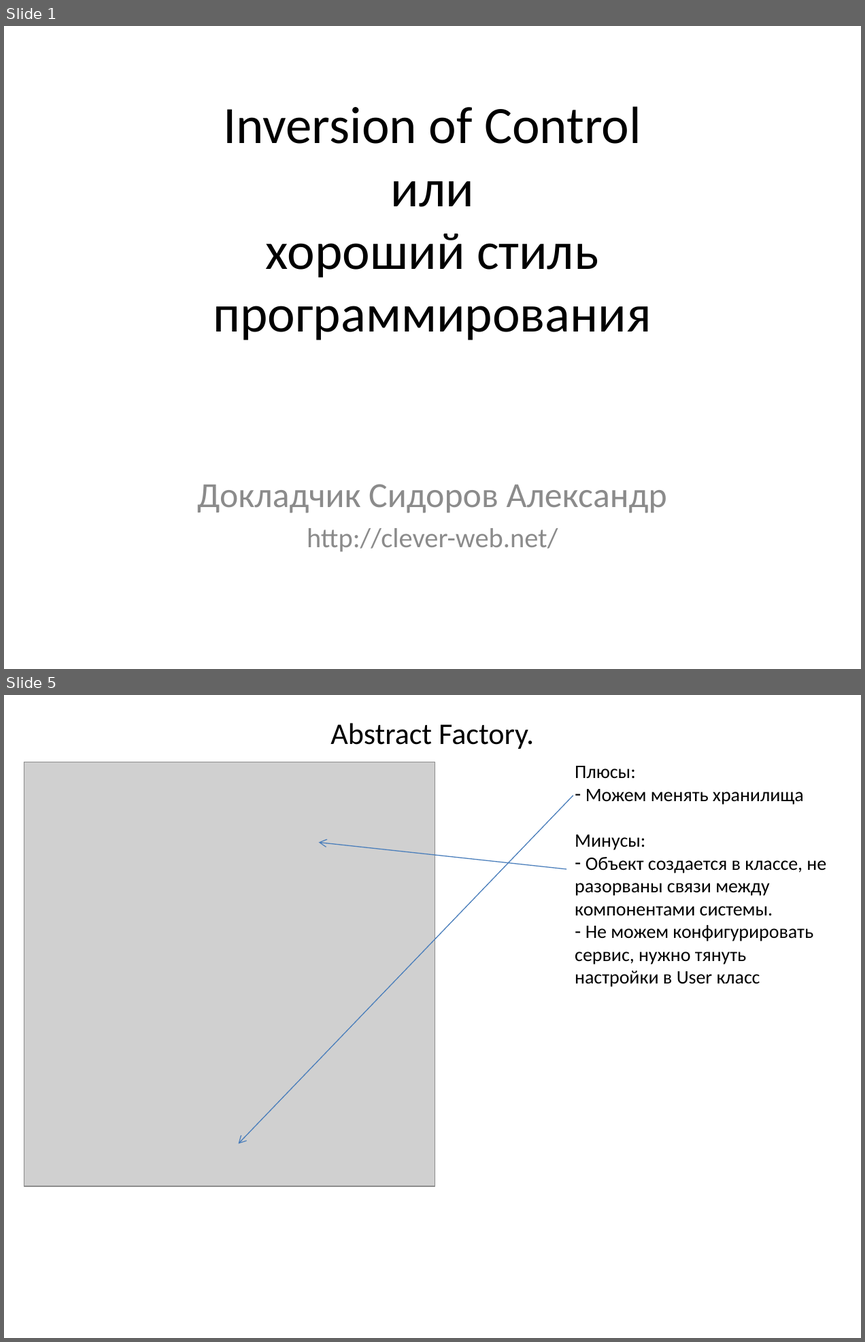
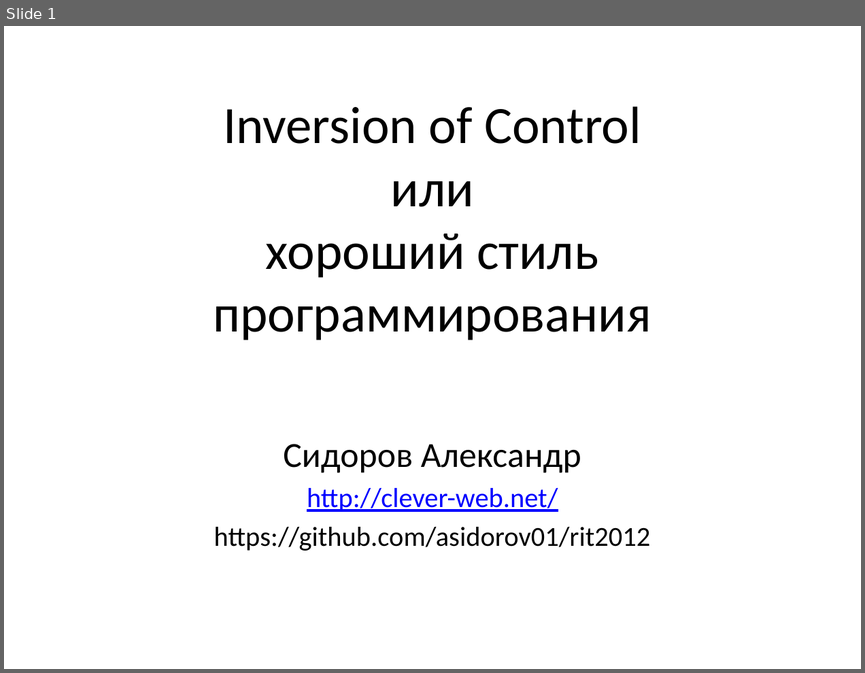
Before and after one commit to asidorov01/rit2012, a slide deck: Inversion of Control.pptx. Shown one above the other, each under a label of ours: slides 1 and 5 before the commit, slide 1 after it; the slides between them are not shown. The pictures are 865x1342 and 865x673 pixels, drawn with LibreOffice and Linux fonts; fonts in the diff are those of the drawing; grey boxes stand for pictures. Boxes give left, top, right and bottom in pixels: in the first picture for what was removed or moved away, otherwise in the second. Text is boxed around its words. In the diff, an @@ line names an element or a change of style, - is before the commit and + after.

```diff
--- a/Inversion of Control.pptx
+++ b/Inversion of Control.pptx
@@ slide 5 removed at [4,695,861,1338], background #FFFFFF @@
@@ title removed at [330,723,534,749] @@
-Abstract Factory.
@@ picture removed at [24,762,434,1186] @@
@@ text removed at [575,766,826,987] @@
-Плюсы:
-– Можем менять хранилища
-Минусы:
-– Объект создается в классе, не разорваны связи между компонентами системы.
-– Не можем конфигурировать сервис, нужно тянуть настройки в User класс
@@ arrow removed from (573, 795) to (238, 1143) @@
@@ arrow removed from (566, 869) to (318, 843) @@
@@ slide 1 changed as well @@
@@ subtitle "Сидоров Александр": place and size @@
-subtitle "Сидоров Александр" at [197,484,667,552]
+subtitle "Сидоров Александр" at [214,444,651,550]
@@ subtitle at [283,444,581,473]: text changed; text colour #8C8C8C to #000000 @@
-Докладчик Сидоров Александр
+Сидоров Александр
@@ subtitle at [307,488,558,512]: text colour #8C8C8C to #0000FF, underline on in "http://clever-web.net/" @@
@@ subtitle at [214,526,651,550]: paragraph added @@
+https://github.com/asidorov01/rit2012
```
Also in this commit, not shown: 6 other slides changed, 6 slides added, 1 other slide removed, 13 other files.
